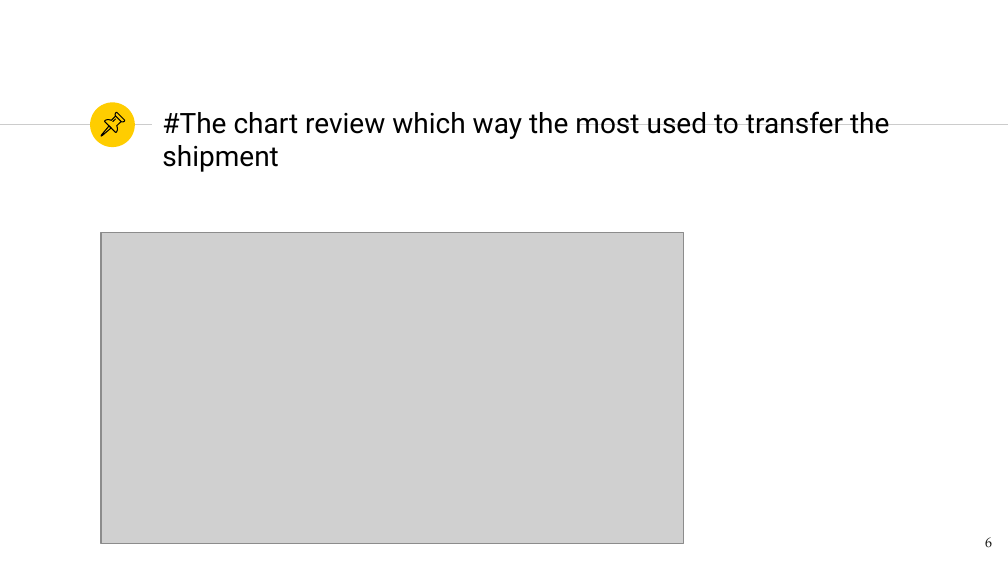
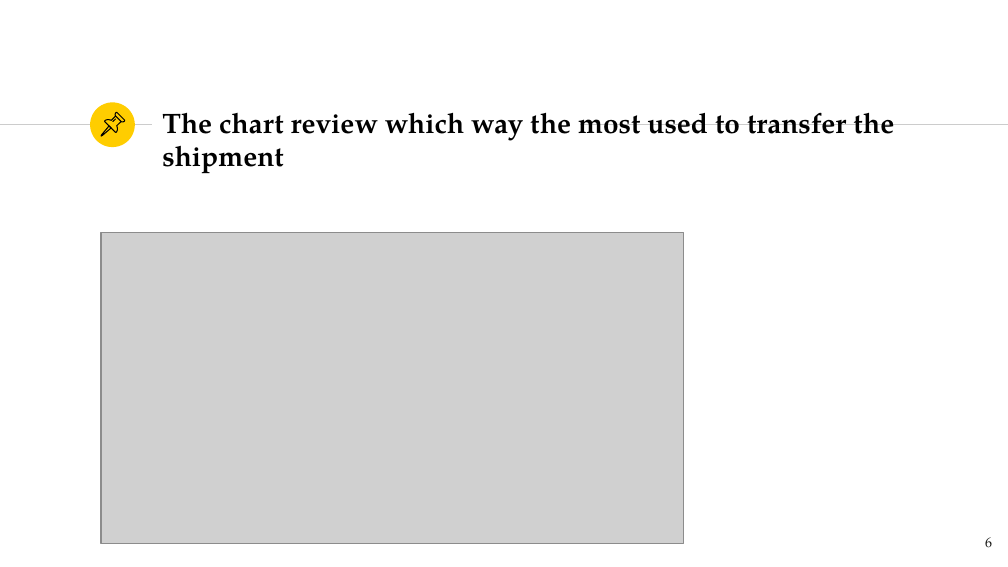
Before and after one commit to Meshari16/project, a slide deck: slide 6 of mainproject.pptx. Drawn at 1008x567 pixels with LibreOffice and Linux fonts; fonts in the diff are those of the drawing; grey boxes stand for pictures. Boxes give left, top, right and bottom in pixels: in the first picture for what was removed or moved away, otherwise in the second. Text is boxed around its words. In the diff, an @@ line names an element or a change of style, - is before the commit and + after.

```diff
--- a/mainproject.pptx
+++ b/mainproject.pptx
@@ title at (162, 112, 894, 174): text changed; font Roboto to TeX Gyre Pagella; bold on @@
-#The chart review which way the most used to transfer the shipment
+The chart review which way the most used to transfer the shipment
```
Also in this commit, not shown: 7 other slides changed.
